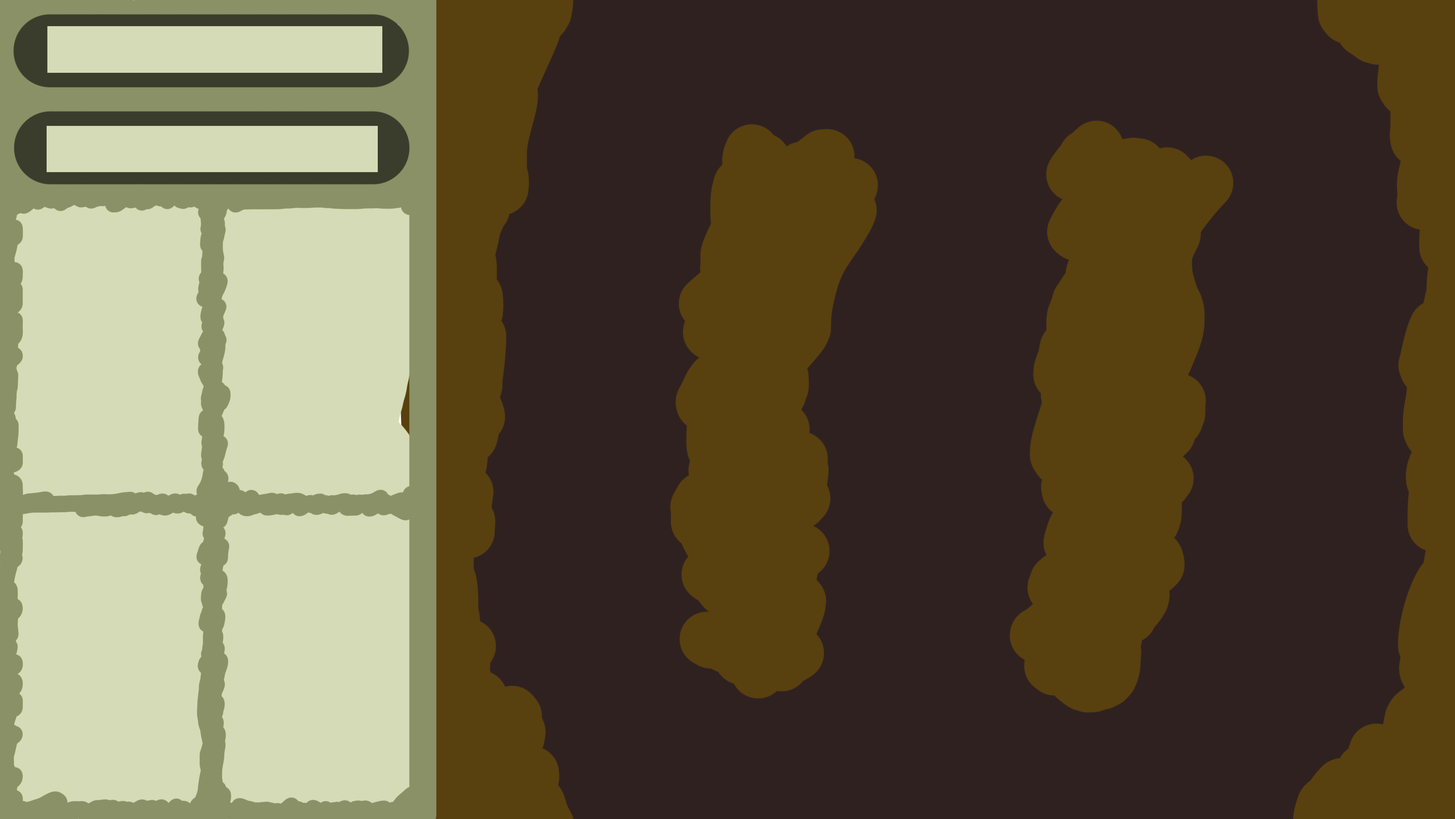
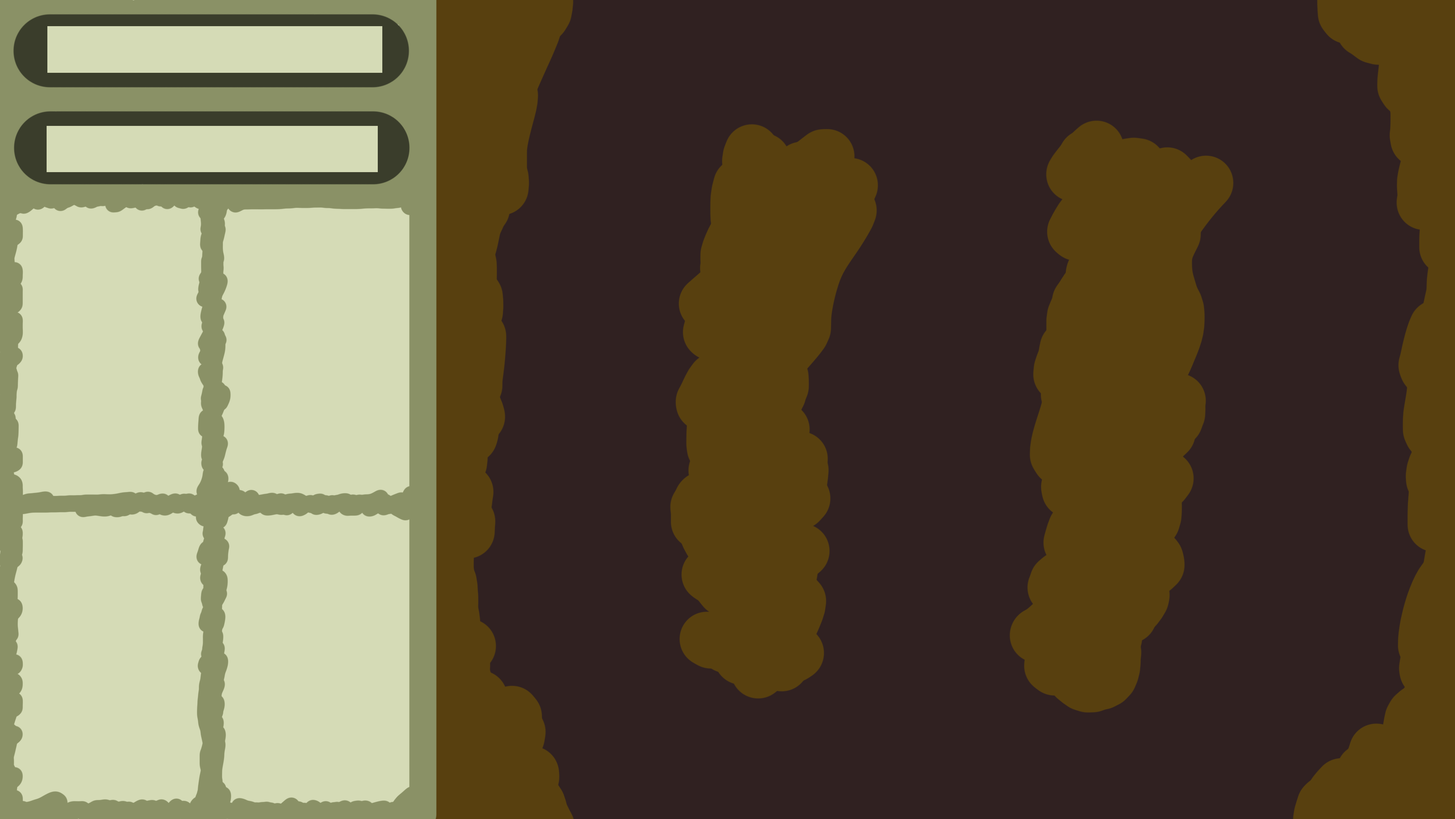
The second 1455 x 819 image is a revision of the first. Changes to its layers:
painted on "Layer 23" over [398, 371, 411, 436]
